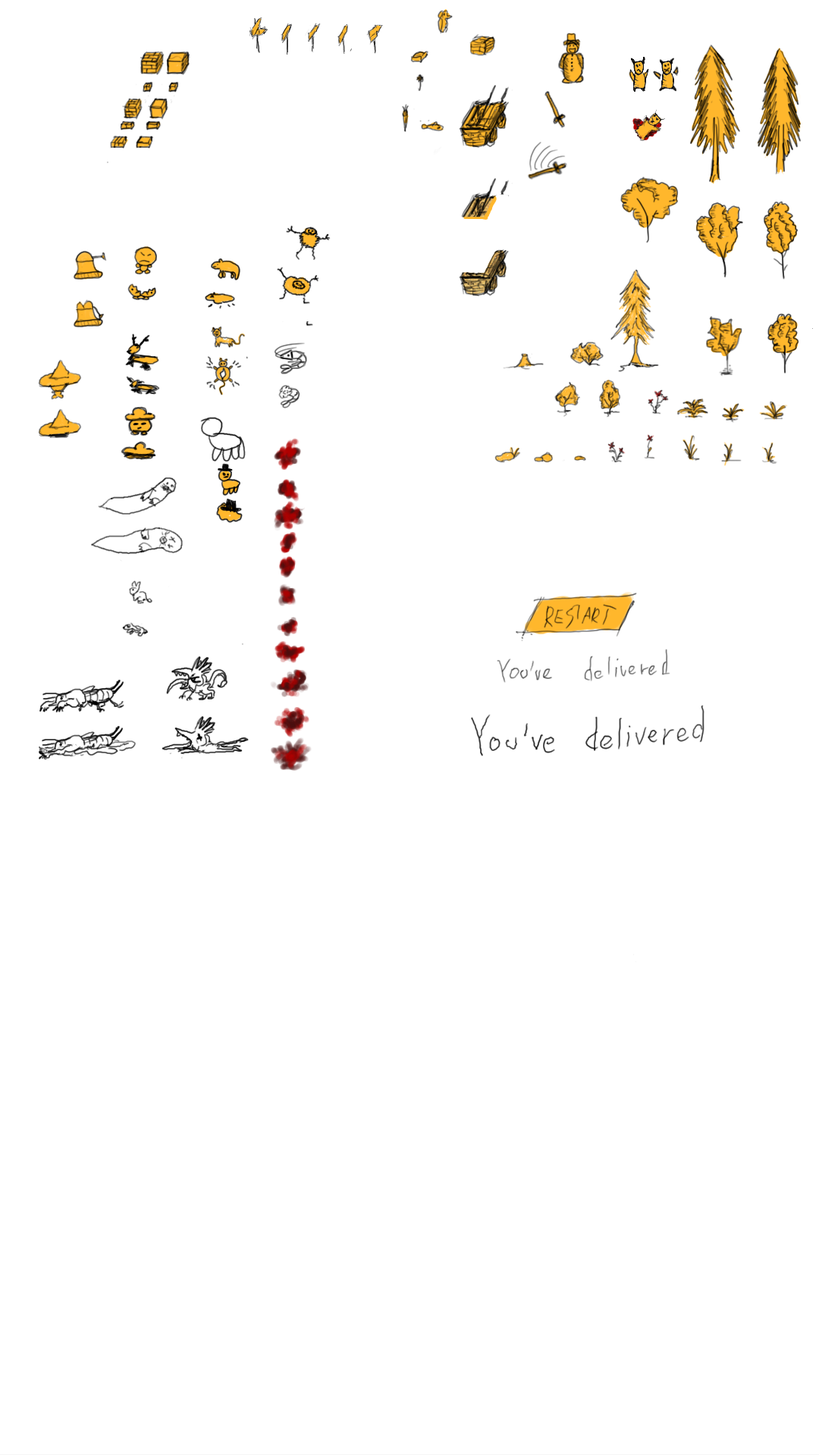
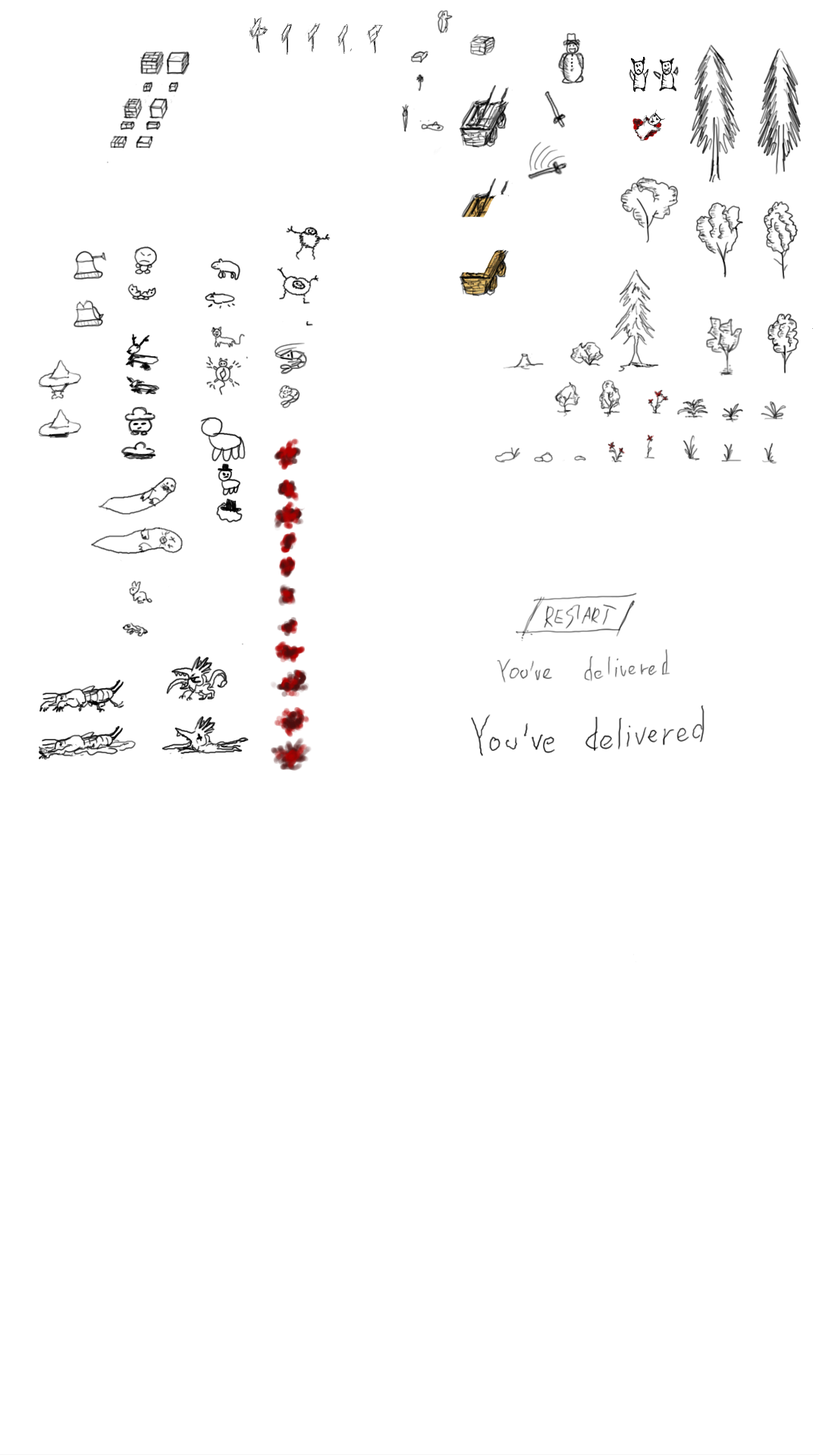
Two versions of the same layered image (w=819, h=1455). Layer-by-layer changes:
pixels changed over (38, 9, 803, 635) (layer not identified)
